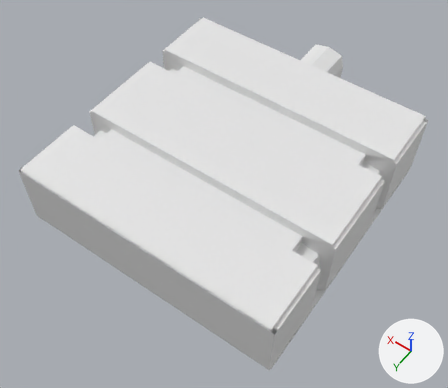
A saved change to the FBX model Assets/Models/Luuk/Menu's/Menu Room.fbx.
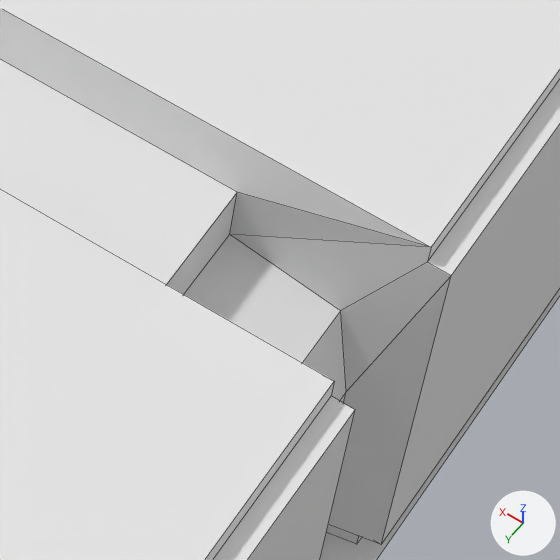
The first picture shows the older version from a camera (50 mm lens) standing at (-6.54, 8.58, 14.62) and looking at (-0.06, -0.5, 0.35). The close-ups show both versions on the part from 59% to 79% of the width and 53% to 75% of the height of that picture; other places that the commit changed are outside them. Every picture has the same lights, and +X, +Y and +Z are marked at lower right. The close-ups show mesh edges as thin lines. Where no turn or scale is listed for an object, it has been applied to the vertices.

Names of what the first close-up shows: 'Menu Room'.
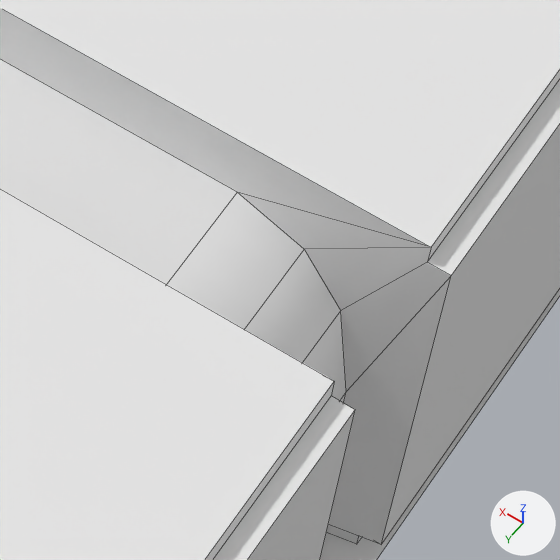
Location of each change, (x1, y1, x2, y2) in pixels of the close-ups (560 x 560 px; the box of a moved part takes in the faces that stretch with it):
part 1 of me_plane_003, moved or reshaped: (166, 192, 431, 363) in both
part 2 of me_plane_003, shading changed: (0, 0, 560, 560) in both

The change, as a list of edits to the scene's bpy script:
```text
Change me_plane_003:
    where me_plane_003.from_pydata(...)  # 537 vertices, 477 faces; spans x -4.0..4.01, y -5.5..4.0, z 0.0..2.2
    used by ob_menu_room; location = (0.0, -0.879, 0.0)
    me_plane_003 part 1
    me_plane_003.vertices[500].co: (-3.13, 1.95, 1.68) -> (-3.44, 1.95, 1.85)
    me_plane_003.vertices[501].co: (-3.13, 1.35, 1.68) -> (-3.44, 1.35, 1.85)  # pixel (229, 234) -> pixel (304, 249)
    me_plane_003 part 2: edges marked sharp go from 616 to 505
```
